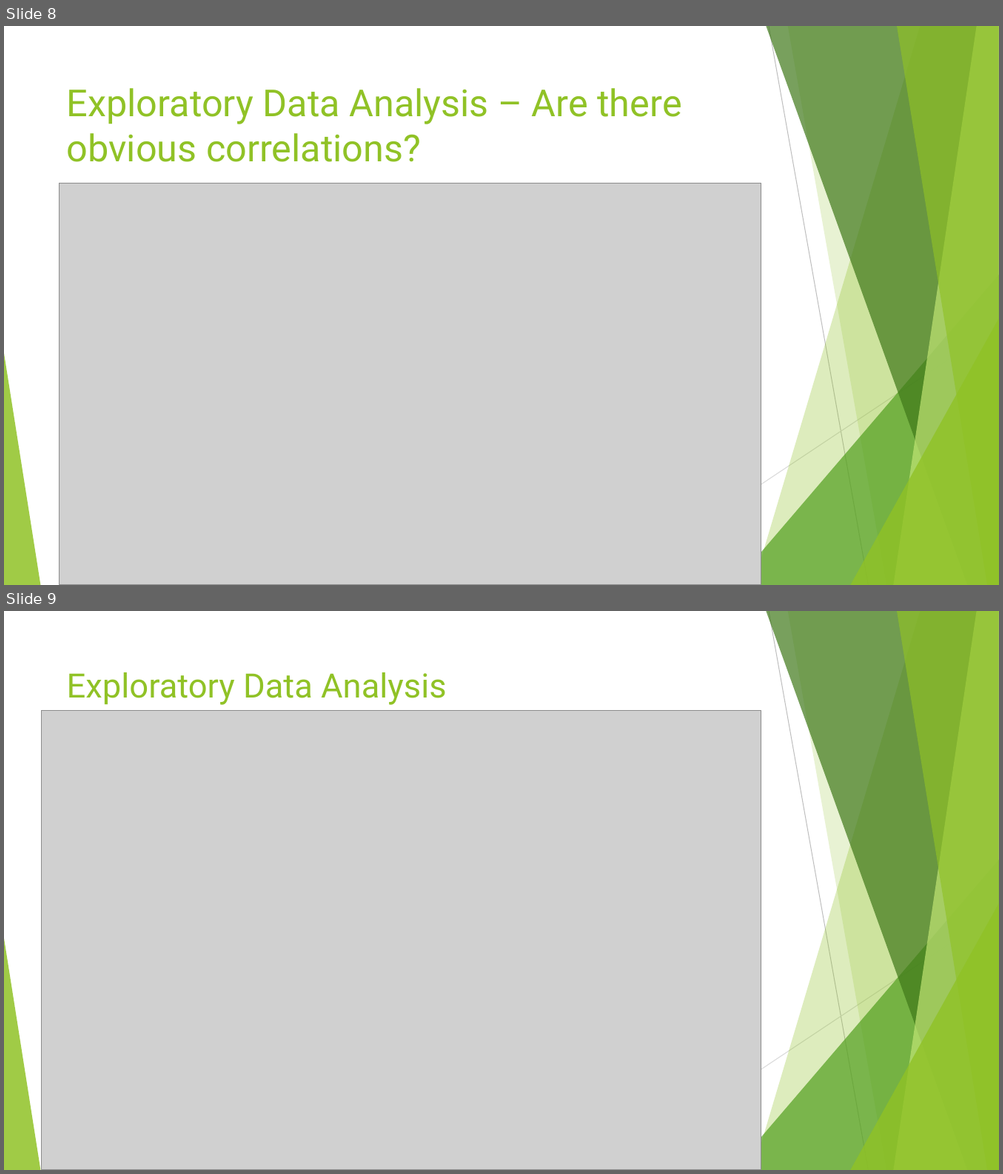
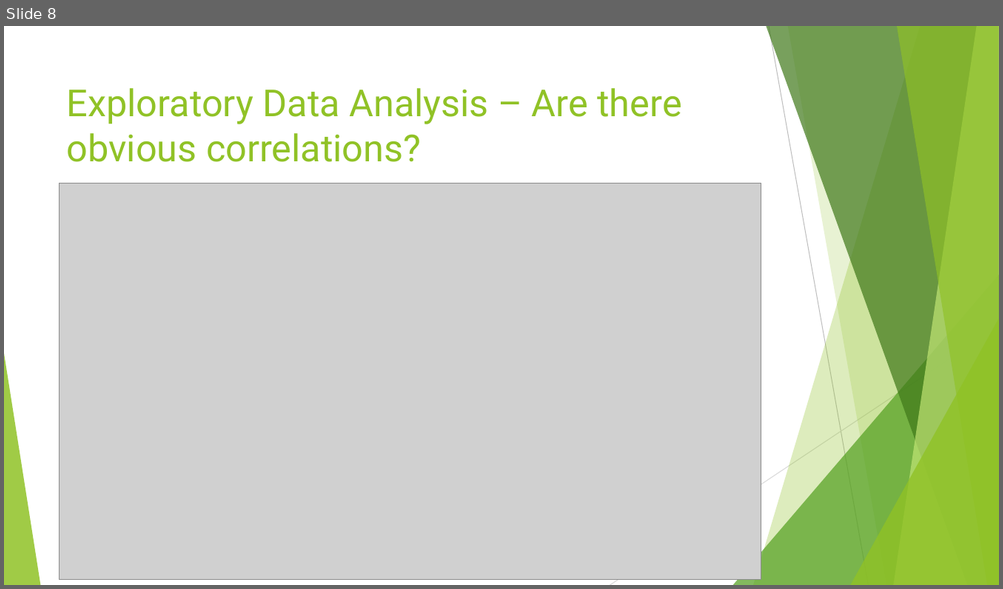
Before and after one commit to littlesiagoy/Springboard-Capstone-1, a slide deck: Capstone 1 Slidedeck.pptx. Shown one above the other, each under a label of ours: slides 8 and 9 before the commit, slide 8 after it. The pictures are 1003x1174 and 1003x589 pixels, drawn with LibreOffice and Linux fonts; fonts in the diff are those of the drawing; grey boxes stand for pictures. Boxes give left, top, right and bottom in pixels: in the first picture for what was removed or moved away, otherwise in the second. Text is boxed around its words. In the diff, an @@ line names an element or a change of style, - is before the commit and + after.

```diff
--- a/Capstone 1 Slidedeck.pptx
+++ b/Capstone 1 Slidedeck.pptx
@@ slide 9 removed at (4, 611, 999, 1170), background #FFFFFF; not listed: 10 template elements that a slide beside it also shows @@
@@ title removed at (67, 672, 447, 705) @@
-Exploratory Data Analysis
@@ picture removed at (41, 710, 760, 1170) @@
@@ slide 8 changed as well @@
@@ picture: place and size @@
-picture at (60, 184, 760, 585)
+picture at (60, 184, 760, 580)
```
Also in this commit, not shown: 11 other slides changed, 5 slides added, 3 other slides removed, 18 other files.
